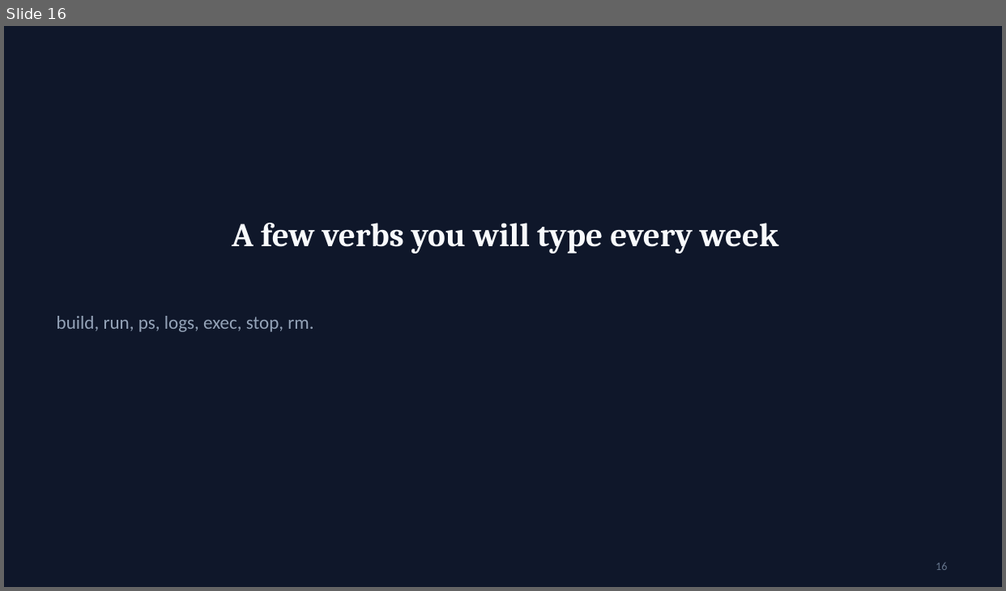
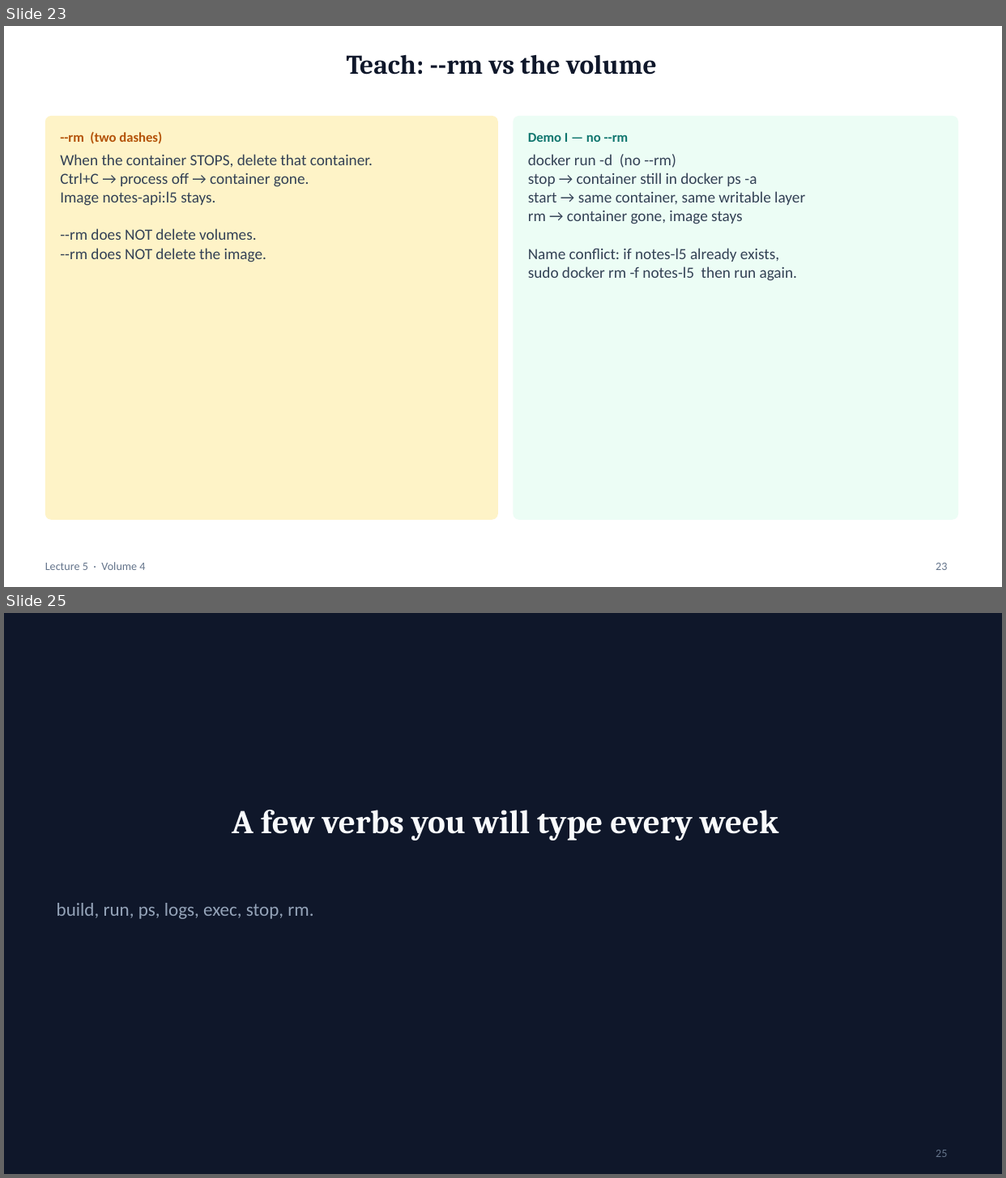
Before and after one commit to mayurb99/Devops_Beginners, a slide deck: lec-05/presentation/lec-05-docker.pptx. Shown one above the other, each under a label of ours: slide 16 before the commit, slides 23 and 25 after it; the slides between them are not shown. The pictures are 1006x591 and 1006x1178 pixels, drawn with LibreOffice and Linux fonts; fonts in the diff are those of the drawing. Boxes give left, top, right and bottom in pixels: in the first picture for what was removed or moved away, otherwise in the second. Text is boxed around its words. In the diff, an @@ line names an element or a change of style, - is before the commit and + after.

```diff
--- a/lec-05/presentation/lec-05-docker.pptx
+++ b/lec-05/presentation/lec-05-docker.pptx
@@ slide 23 added at (4,26,1002,587), background #FFFFFF @@
@@ title added at (347,54,657,75), 26 pt, text #0F172A, bold @@
+Teach: --rm vs the volume
@@ rounded rectangle added at (45,116,498,520), fill #FEF3C7 @@
@@ rounded rectangle added at (513,116,958,520), fill #ECFDF5 @@
@@ text added at (60,132,162,144), 13 pt, text #B45309, bold @@
+--rm (two dashes)
@@ text added at (528,133,629,142), 13 pt, text #0F766E, bold @@
+Demo I — no --rm
@@ text added at (60,154,373,263), 15 pt, text #334155 @@
+When the container STOPS, delete that container.
+Ctrl+C → process off → container gone.
+Image notes-api:l5 stays.
+--rm does NOT delete volumes.
+--rm does NOT delete the image.
@@ text added at (528,154,805,281), 15 pt, text #334155 @@
+docker run -d (no --rm)
+stop → container still in docker ps -a
+start → same container, same writable layer
+rm → container gone, image stays
+Name conflict: if notes-l5 already exists,
+sudo docker rm -f notes-l5 then run again.
@@ text added at (45,562,145,570), 11 pt, text #64748B @@
+Lecture 5 · Volume 4
@@ page number added at (936,563,947,570), 11 pt, text #64748B @@
+23
@@ what was slide 16 is now slide 25 @@
@@ page number at (936,1150,947,1157): text changed @@
-16
+25
```
Also in this commit, not shown: 4 slides changed, 10 other slides added.
